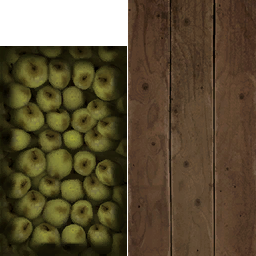
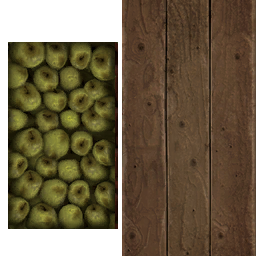
Before/after of a 256x256 layered artwork. What changed in the layer stack:
painted on "Wood" over [122, 0, 256, 256]
removed layer "Apples" from group "Food" over [0, 46, 127, 256]
added layer "apples" in group "Food" over [8, 42, 115, 229]
added layer "tomatoes" in group "Food" over [11, 42, 118, 229]
added layer "zuchini" in group "Food" over [11, 42, 118, 229]
added layer "melons" in group "Food" over [11, 42, 118, 229]
added layer "carrots" in group "Food" over [11, 42, 118, 229]
added layer "paprika" in group "Food" over [11, 42, 118, 229]
added layer "onions" in group "Food" over [11, 42, 118, 229]
added layer "oranges" in group "Food" over [11, 42, 118, 229]
added layer "potatoes" in group "Food" over [11, 42, 118, 229]
added layer "watermelons" in group "Food" over [11, 42, 118, 229]
